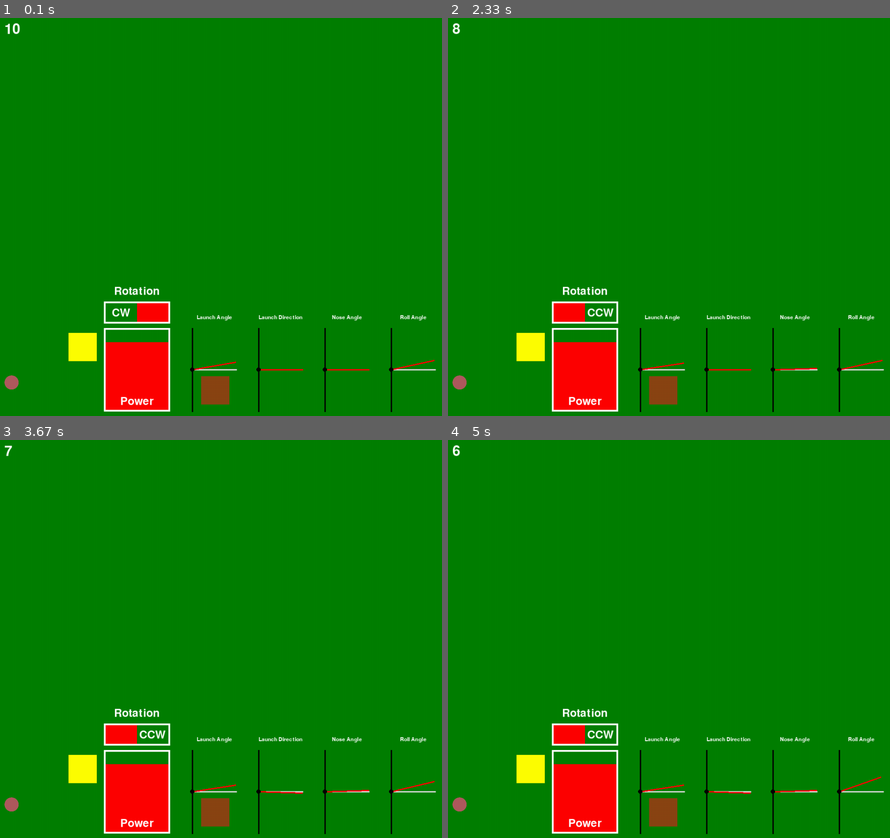
Above: before the commit, frames 1-4 (two rows, left to right).
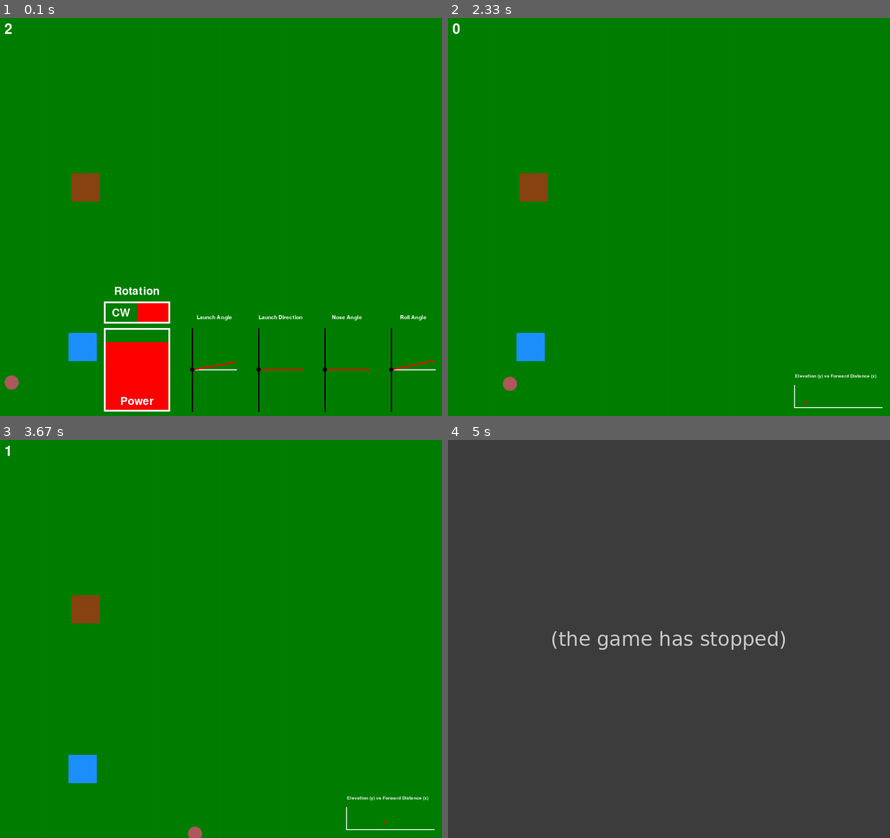
Above: after the commit, the same moments.

Repository: b7duongcs/PyGame-Disc-Golf
Game: pygame game, started from main.py
Same seed, same stepped clock (60 frames per second), same inputs: the game is played once before the commit and once after it.
Inputs:
- Up to frame 1 (0.1 s): no input
- Up to frame 2 (2.33 s): tap 1 at 0.33 s; tap 8 at 0.67 s; tap E at 1.57 s; tap 3 at 1.9 s; tap 2 at 2.23 s
- Up to frame 3 (3.67 s): tap 0 at 2.57 s; tap 5 at 3.47 s
- Up to frame 4 (5 s): tap 0 at 3.8, 4.2, 4.5, 4.77 s

The runs differ from the first frame. In frame 1, 1.5% of the frame differs, in the area x 1-52%, y 1-98%; in frame 2, 6.1%; in frame 3, 6.1%; in frame 4, 100%, in the area x 0-100%, y 0-100%.
After the commit the program exited at 4.82 s; later frames show no game.

Commit message:
add hit detection for spawned objects

Diff:
--- a/main.py
+++ b/main.py
@@ -12,7 +12,7 @@
 pygame.display.set_caption("Disc Golf")
 FPS = 60
 TICKS_PER_FRAME = 1000/FPS
-TIME_LIMIT = 10000
+TIME_LIMIT = 2000
 
 #colours
 GREEN = (0,128,0)
@@ -21,7 +21,7 @@
 BLACK = (0, 0, 0)
 GREY = (220,220,220)
 BROWN = (139,69,19)
-YELLOW = (255,255,0)
+BLUE = (30,144,255)
 
 #fonts
 TIMER_FONT = pygame.font.Font('freesansbold.ttf', 32)
@@ -164,7 +164,7 @@
         WIN.blit(ROT_TITLE, (ROT_TITLE_X, ROT_TITLE_Y))
 
         #draw goal and obstacle
-        pygame.draw.rect(WIN, YELLOW, goal, 0)
+        pygame.draw.rect(WIN, BLUE, goal, 0)
         pygame.draw.rect(WIN, BROWN, obstacle, 0)
 
         #draw angles ui
@@ -178,7 +178,7 @@
 
         #graph
         graph_title = GRAPH_FONT.render("Elevation (y) vs Forward Distance (x)", True, WHITE)
-        pygame.draw.rect(WIN, BLACK, goal, 0)
+        pygame.draw.rect(WIN, BLUE, goal, 0)
         pygame.draw.rect(WIN, BROWN, obstacle, 0)
         WIN.blit(graph_title, (GRAPH_TITLE_X, GRAPH_TITLE_Y))
         pygame.draw.rect(WIN, WHITE, Z_BAR, 1)
@@ -239,13 +239,13 @@
 #    |             |
 # (lx, uy)----(ux, uy)
 def is_intersect(a_lx, a_ux, a_ly, a_uy, b_lx, b_ux, b_ly, b_uy):
-    if b_ux > a_lx and b_uy > b_uy:
+    if a_lx < b_ux and b_ux < a_ux and a_ly < b_uy and b_uy < a_uy:
         return True
-    if b_lx < a_lx and b_uy > a_ly:
+    if a_lx < b_ux and b_ux < a_ux and a_ly < b_ly and b_ly < a_uy:
         return True
-    if b_ux > a_lx and b_ly < a_uy:
+    if a_lx < b_lx and b_lx < a_ux and a_ly < b_uy and b_uy < a_uy:
         return True
-    if b_lx < a_ux and b_ly < a_uy:
+    if a_lx < b_lx and b_lx < a_ux and a_ly < b_ly and b_ly < a_uy:
         return True
     return False
 
@@ -302,13 +302,22 @@
             if launching_time > disc_pos_index * INTERVAL_LEN:
                 disc_pos_index += 1
                 current_position = position_array[disc_pos_index]
-                if current_position[2] <= 0:
+                disc_z = current_position[2]
+                if disc_z <= 0:
                     break
                 disc.x = START_X + current_position[0]*FT_TO_PIXELS
                 disc.y = start_y + current_position[1]*FT_TO_PIXELS
                 graph_disc.x = GRAPH_LOWER_X_BOUND + current_position[0]
-                graph_disc.y = GRAPH_LOWER_Y_BOUND - current_position[2]
+                graph_disc.y = GRAPH_LOWER_Y_BOUND - disc_z
             draw_window(disc, goal, obstacle, parameters, graph_disc, -1, disc_pos_index)
+            if is_intersect(disc.x, disc.x + DISC_SIZE, disc.y, disc.y + DISC_SIZE, goal.x, goal.x + OBJ_SIZE, goal.y, goal.y + OBJ_SIZE):
+                if GOAL_LOWER_Z <= disc_z and disc_z <= GOAL_UPPER_Z:
+                    print("Goal")
+                    break
+            if is_intersect(disc.x, disc.x + DISC_SIZE, disc.y, disc.y + DISC_SIZE, obstacle.x, obstacle.x + OBJ_SIZE, obstacle.y, obstacle.y + OBJ_SIZE):
+                if disc_z <= OBSTACLE_Z:
+                    print("Hit Obstacle")
+                    break
 
     pygame.quit()
 
